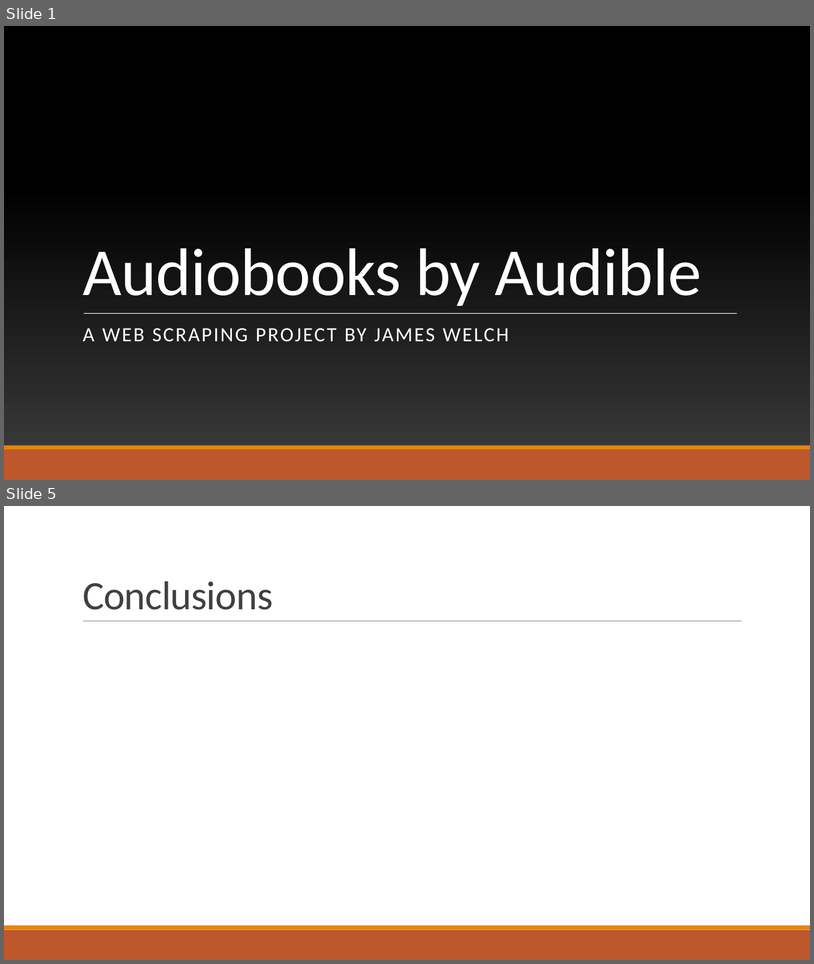
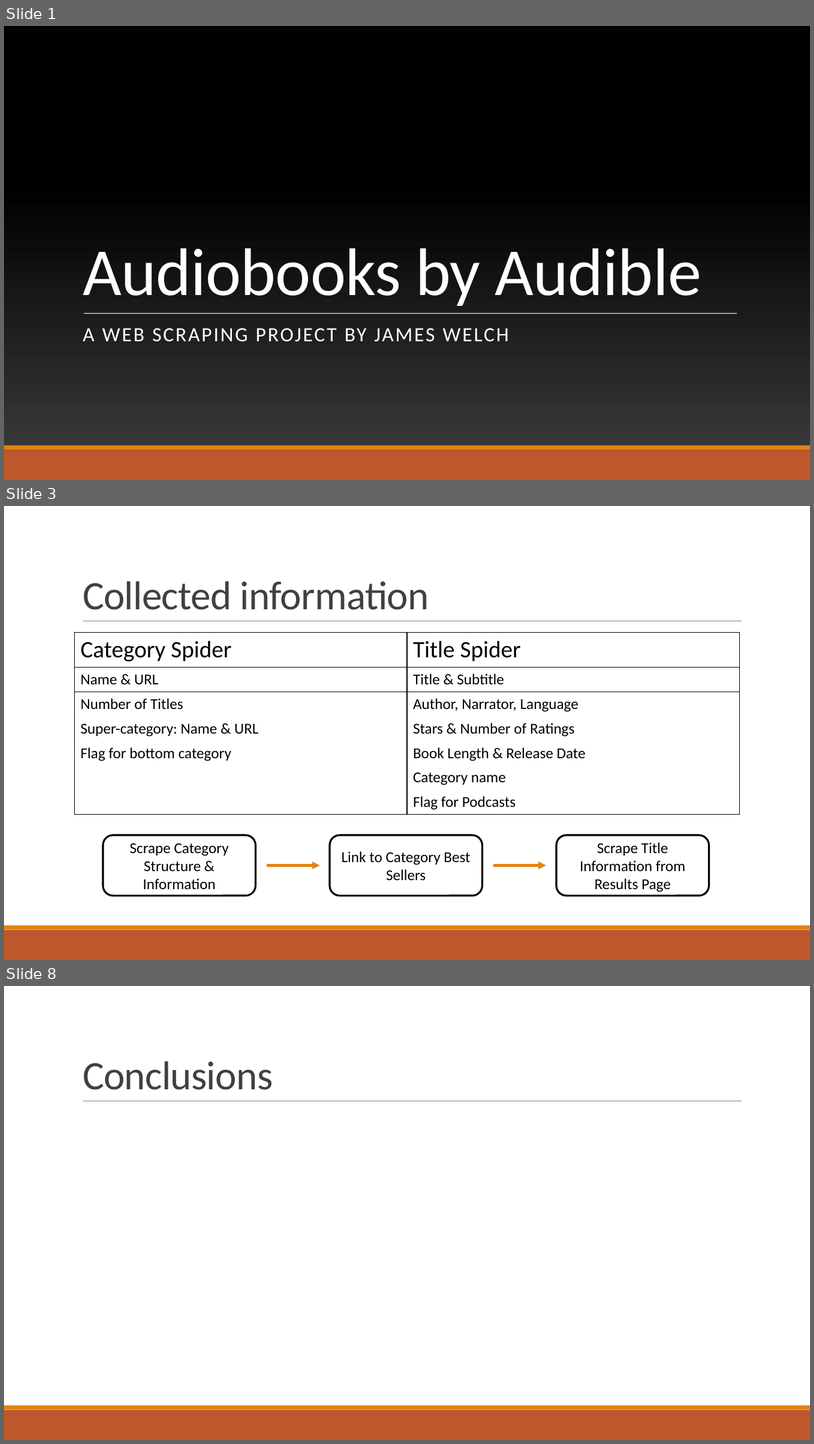
Before and after one commit to jwelch1123/finding_the_tree_in_the_forest, a slide deck: Presentation.pptx. Shown one above the other, each under a label of ours: slides 1 and 5 before the commit, slides 1, 3 and 8 after it; the slides between them are not shown. The pictures are 814x964 and 814x1444 pixels, drawn with LibreOffice and Linux fonts; fonts in the diff are those of the drawing; background and template pictures are left out. Boxes give left, top, right and bottom in pixels: in the first picture for what was removed or moved away, otherwise in the second. Text is boxed around its words. In the diff, an @@ line names an element or a change of style, - is before the commit and + after.

```diff
--- a/Presentation.pptx
+++ b/Presentation.pptx
@@ slide 3 added at bbox=[4, 506, 810, 960], background #FFFFFF; not listed: 3 template elements that a slide beside it also shows @@
@@ title added at bbox=[83, 581, 429, 610], 48 pt, text #404040 @@
+Collected information
@@ table added at bbox=[75, 633, 740, 814], 7 rows, 2 columns @@
+Category Spider | Title Spider
+Name & URL | Title & Subtitle
+Number of Titles | Author, Narrator, Language
+Super-category: Name & URL | Stars & Number of Ratings
+Flag for bottom category | Book Length & Release Date
+ | Category name
+ | Flag for Podcasts
@@ rounded rectangle added at bbox=[103, 835, 256, 895], fill #FFFFFF, outline #000000 2.25 pt, 18 pt, text #000000 @@
+Scrape Category Structure & Information
@@ rounded rectangle added at bbox=[330, 835, 483, 895], fill #FFFFFF, outline #000000 2.25 pt, 18 pt, text #000000 @@
+Link to Category Best Sellers
@@ rounded rectangle added at bbox=[557, 835, 710, 895], fill #FFFFFF, outline #000000 2.25 pt, 18 pt, text #000000 @@
+Scrape Title Information from Results Page
@@ arrow added from (267, 865) to (320, 865), #E48312 3 pt @@
@@ arrow added from (494, 865) to (546, 865), #E48312 3 pt @@
@@ what was slide 5 is now slide 8 @@
```
Also in this commit, not shown: 1 slide changed, 5 other slides added, 3 slides removed, 1 other file.
